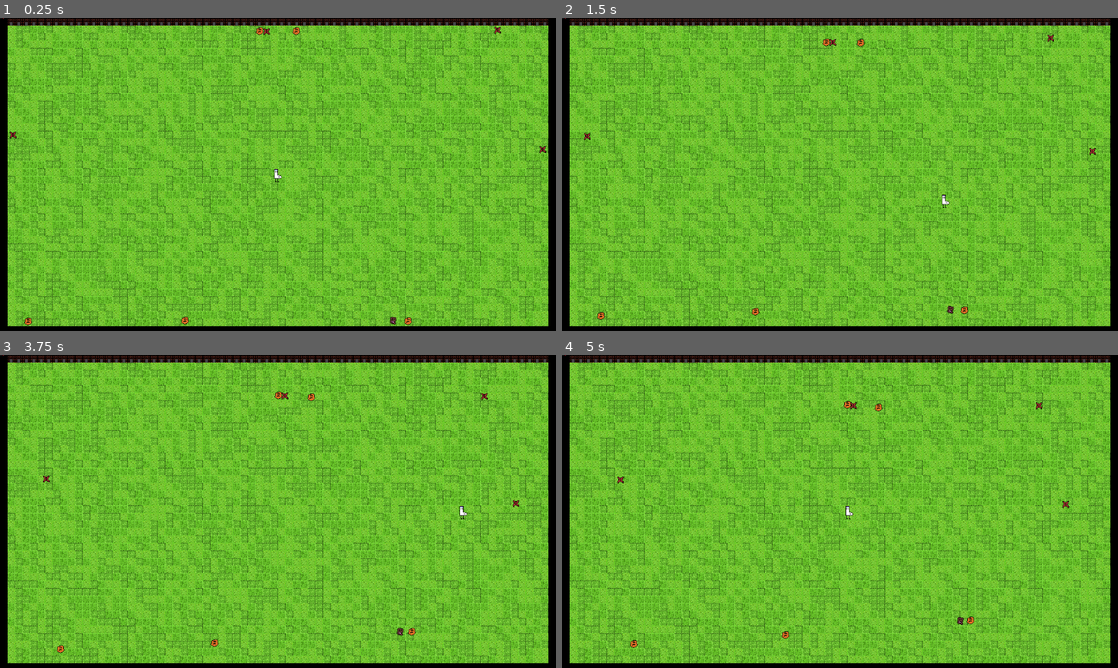
Above: before the commit, frames 1-4 (two rows, left to right).
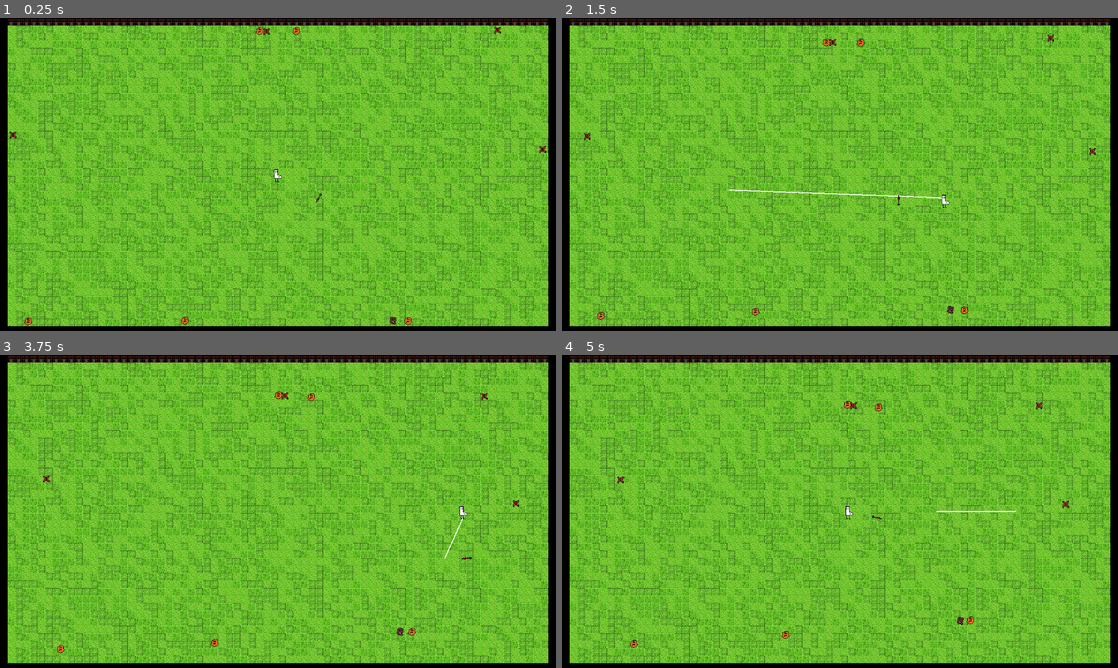
Above: after the commit, the same moments.

Repository: merlinseela/draw-a-path
Game: Godot game, scene res://main.tscn
Same seed, same stepped clock (60 frames per second), same inputs: the game is played once before the commit and once after it.
Inputs (mouse positions are in pixels of both pictures, inside the frame that each line leads up to):
- Up to frame 1 (0.25 s): no input
- Up to frame 2 (1.5 s): move the mouse to (962, 158) at 0.52 s; hold D (move_right) 0.53-1.28 s; right-click (962, 158) at 0.6 s; move the mouse to (728, 190) at 1.27 s; hold S (move_down) from 1.28 s (still down); click (728, 190) at 1.35 s
- Up to frame 3 (3.75 s): right-click (166, 527) at 1.55 s; move the mouse to (333, 442) at 2.02 s; release S (move_down) at 2.03 s; hold D (move_right) 2.03-2.78 s; right-click (333, 442) at 2.1 s; move the mouse to (250, 574) at 2.77 s; hold W (move_up) 2.78-3.53 s; right-click (250, 574) at 2.85 s; move the mouse to (444, 558) at 3.52 s; hold A (move_left) from 3.53 s (still down); click (444, 558) at 3.6 s
- Up to frame 4 (5 s): keep holding A (move_left); right-click (1006, 558) at 3.8 s; move the mouse to (673, 464) at 4.27 s; right-click (673, 464) at 4.35 s

The runs differ from the first frame. In frame 1, less than 0.1% of the frame differs, in the area x 0-58%, y 0-60%; in frame 2, 0.2%, in the area x 0-69%, y 0-60%; in frame 3, less than 0.1%; in frame 4, less than 0.1%.
Error before the commit: Parse Error: Expected ":" or "when" after "match" patterns. (res://scenes/player/path2d.gd:43)

Commit message:
wip commit Darma_Fox

Diff:
--- a/scenes/player/Path2D.gd
+++ b/scenes/player/Path2D.gd
@@ -8,8 +8,7 @@
 @onready var arrow_node_orbit: CharacterBody2D = get_parent().get_node("Arrow")
 @onready var arrow_node_orbit_hitbox: Area2D = arrow_node_orbit.get_node("Hitbox")
 @onready var main_node: Node2D = get_parent().get_parent()
-
-
+@onready var path_draw: Line2D = get_parent().get_node("Line2D")
 
 @onready var idle_orbit_distance: int
 @onready var idle_orbit_desired_position: Vector2
@@ -40,9 +39,10 @@
 		pass
 
 	match tracker_state:
-		points = array_origin_node.arrow_path_points
+		states.IDLE:
+		# drawing of line
+			path_draw.points = arrow_path_points
 
-		states.IDLE:
 		# visibility change of orbitting arrow
 			arrow_node_orbit.visible = true
 			arrow_node_orbit_hitbox.set_collision_layer_value(5, true)
@@ -85,8 +85,6 @@
 				while tracker_path_add_loop < arrow_path_points.size():
 					curve.add_point(arrow_path_points[tracker_path_add_loop])
 					tracker_path_add_loop += 1
-				arrow_path_points = []
-				arrow_path_points.append(player_node.position)
 
 				tracker_points = curve.point_count
 				tracker_state = states.PATHING
@@ -98,6 +96,7 @@
 			if curve.get_point_position(tracker_points) != player_node.position:
 				curve.remove_point(tracker_points)
 				curve.add_point(player_node.position, Vector2(0,0), Vector2(0,0), tracker_points)
+				path_draw.points[tracker_points -1] = player_node.position
 
 			$PathFollow2D.progress += SPEED * delta
 
@@ -132,6 +131,8 @@
 			$PathFollow2D.progress_ratio = 0
 			tracker_state = states.IDLE
 			player_node.position -= Vector2(0.001, 0.001)
+			arrow_path_points = []
+			arrow_path_points.append(player_node.position)
 		player_node.position += Vector2(0.001, 0.001)
 
 	if area.name == "AreaCollisionEnemy":
